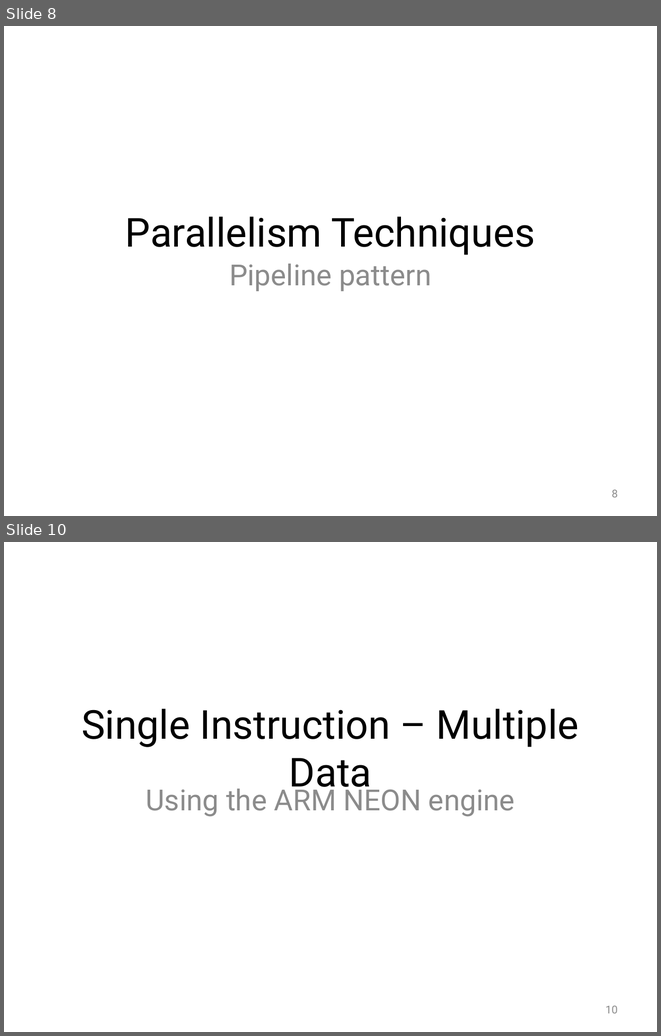
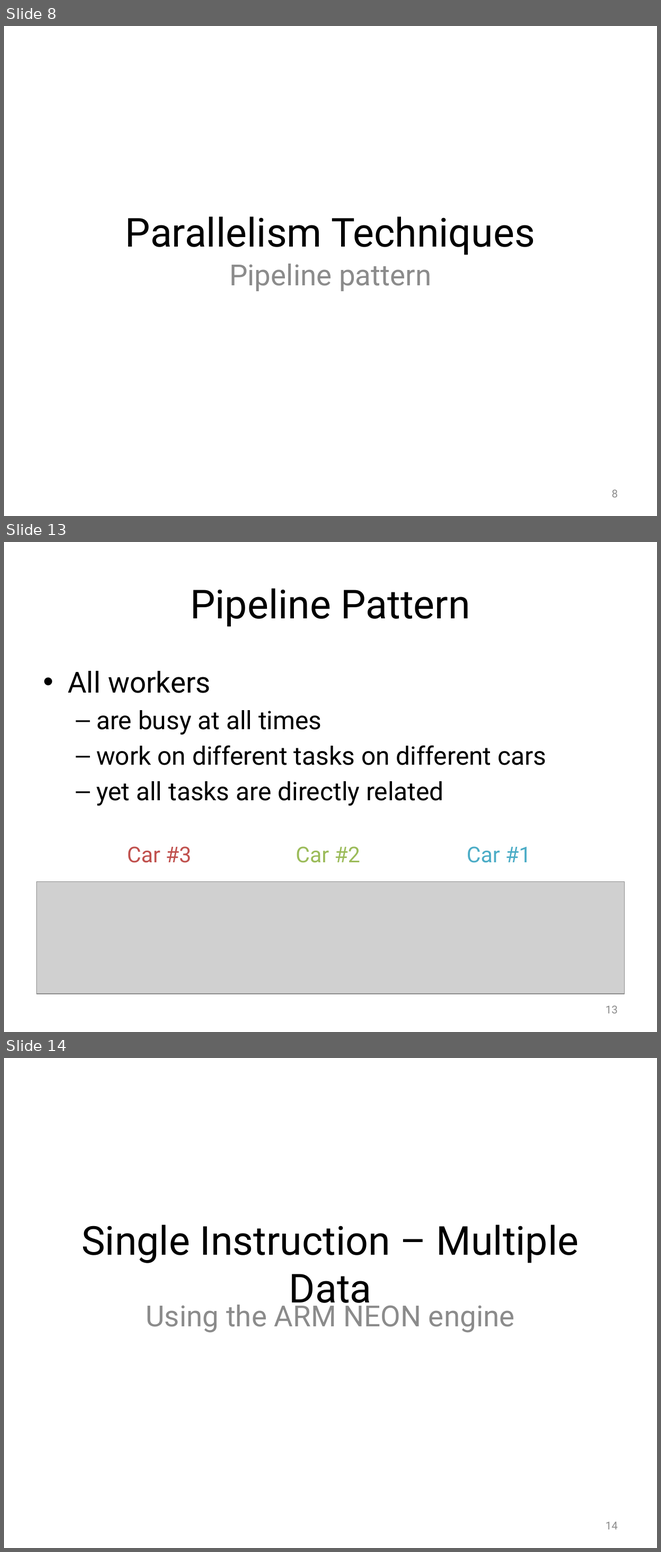
Before and after one commit to Jule/aw1, a slide deck: Praese/Presentation1.pptx. Shown one above the other, each under a label of ours: slides 8 and 10 before the commit, slides 8, 13 and 14 after it; the slides between them are not shown. The pictures are 661x1036 and 661x1552 pixels, drawn with LibreOffice and Linux fonts; fonts in the diff are those of the drawing; grey boxes stand for pictures; background and template pictures are left out. Boxes give left, top, right and bottom in pixels: in the first picture for what was removed or moved away, otherwise in the second. Text is boxed around its words. In the diff, an @@ line names an element or a change of style, - is before the commit and + after.

Commit message:
Add example of the pipeline pattern idea

```diff
--- a/Praese/Presentation1.pptx
+++ b/Praese/Presentation1.pptx
@@ slide 13 added at (4, 542, 657, 1032), background picture (left out) @@
@@ title added at (190, 588, 470, 627), 44 pt, text #000000 @@
+Pipeline Pattern
@@ text added at (68, 671, 546, 806), 28 pt, text #000000 @@
+• All workers
+  – are busy at all times
+  – work on different tasks on different cars
+  – yet all tasks are directly related
@@ text added at (127, 846, 191, 863), 24 pt, text #C0504D @@
+Car #3
@@ text added at (296, 846, 360, 863), 24 pt, text #9BBB59 @@
+Car #2
@@ text added at (467, 846, 531, 863), 24 pt, text #4BACC6 @@
+Car #1
@@ picture added at (37, 882, 624, 994) @@
@@ page number added at (606, 1005, 618, 1013), 12 pt, text #8C8C8C @@
+13
@@ what was slide 10 is now slide 14 @@
@@ page number at (606, 1521, 618, 1529): text changed @@
-10
+14
```
Also in this commit, not shown: 4 other slides added, 1 slide removed, 2 other files.
